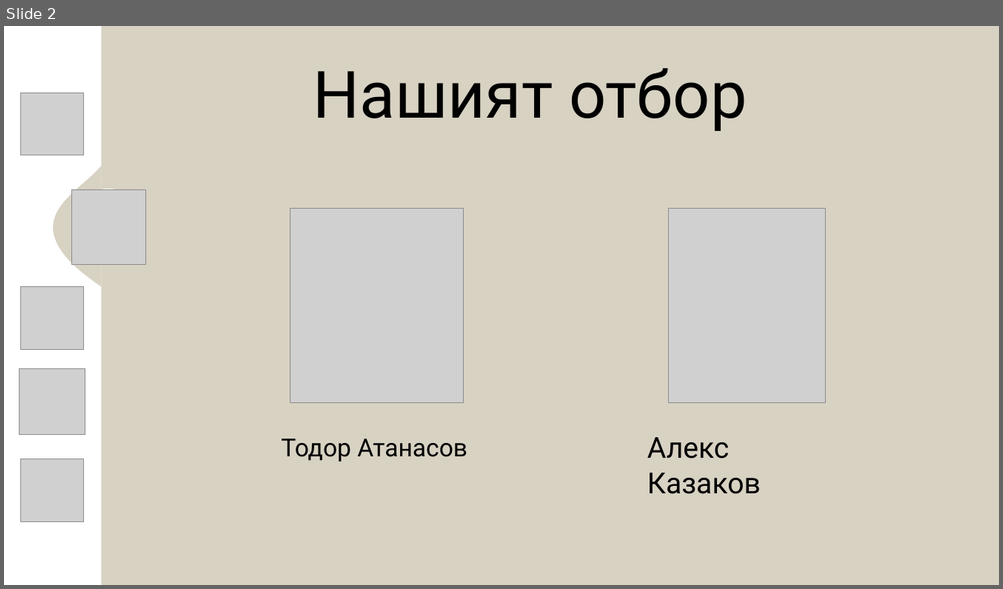
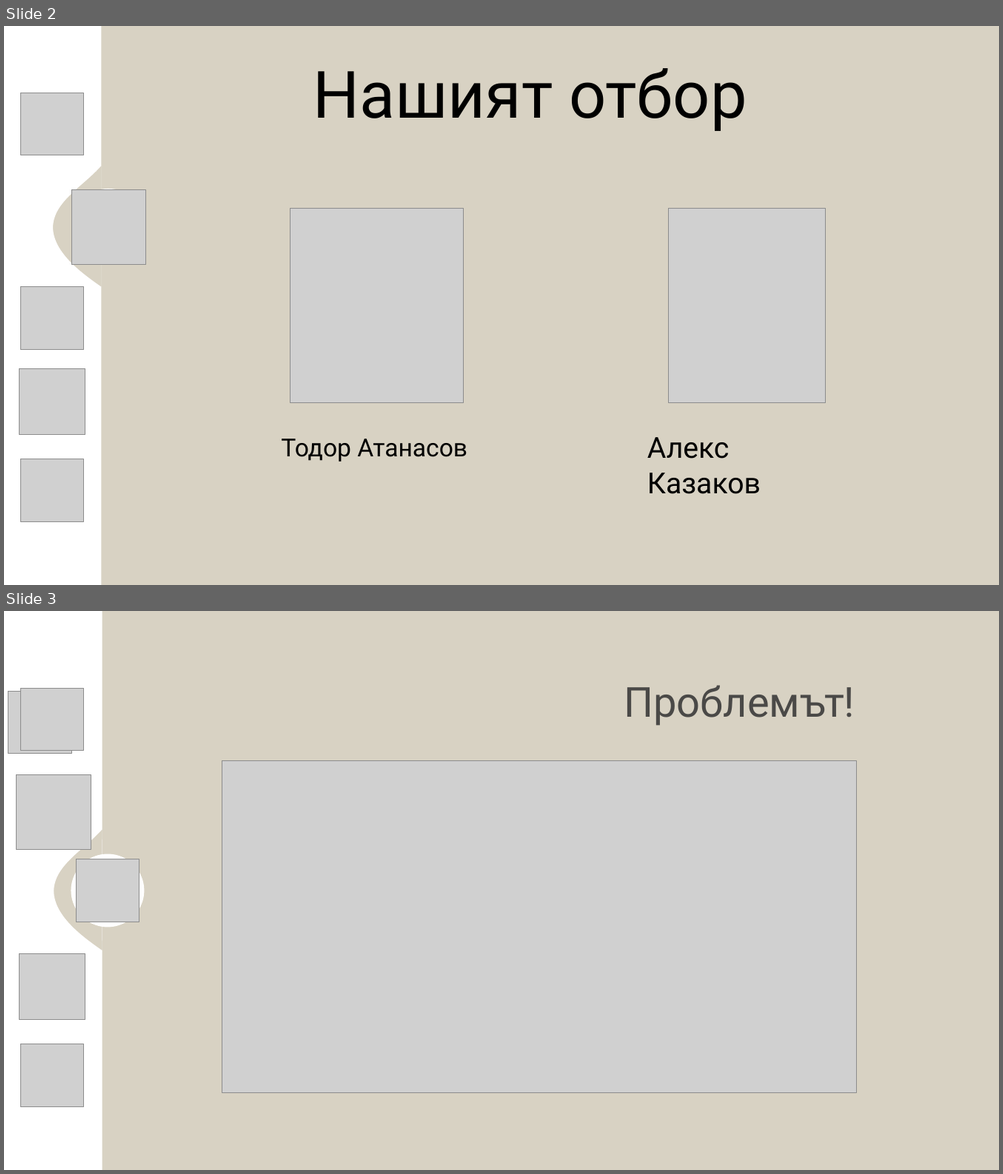
Before and after one commit to TYAtanasov21/Kafence, a slide deck: docs/Presentation_Kafence.pptx. Shown one above the other, each under a label of ours: slide 2 before the commit, slides 2 and 3 after it. The pictures are 1003x589 and 1003x1174 pixels, drawn with LibreOffice and Linux fonts; fonts in the diff are those of the drawing; grey boxes stand for pictures; background and template pictures are left out. Boxes give left, top, right and bottom in pixels: in the first picture for what was removed or moved away, otherwise in the second. Text is boxed around its words. In the diff, an @@ line names an element or a change of style, - is before the commit and + after.

```diff
--- a/docs/Presentation_Kafence.pptx
+++ b/docs/Presentation_Kafence.pptx
@@ slide 3 added at box(4, 611, 999, 1170), background #D8D2C3 @@
@@ freeform shape added at box(4, 611, 102, 1170), fill #FFFFFF @@
@@ picture added at box(8, 691, 72, 754) @@
@@ picture added at box(20, 688, 84, 751) @@
@@ text added at box(624, 685, 855, 726), 40 pt, text #4A4947 @@
+Проблемът!
@@ picture added at box(222, 761, 856, 1093) @@
@@ picture added at box(17, 775, 91, 850) @@
@@ ellipse added at box(71, 855, 144, 927), fill #FFFFFF, outline #FFFFFF 1 pt @@
@@ picture added at box(77, 860, 139, 922) @@
@@ picture added at box(20, 954, 85, 1020) @@
@@ picture added at box(20, 1045, 83, 1107) @@
```
Also in this commit, not shown: 1 slide changed, 8 other files.
